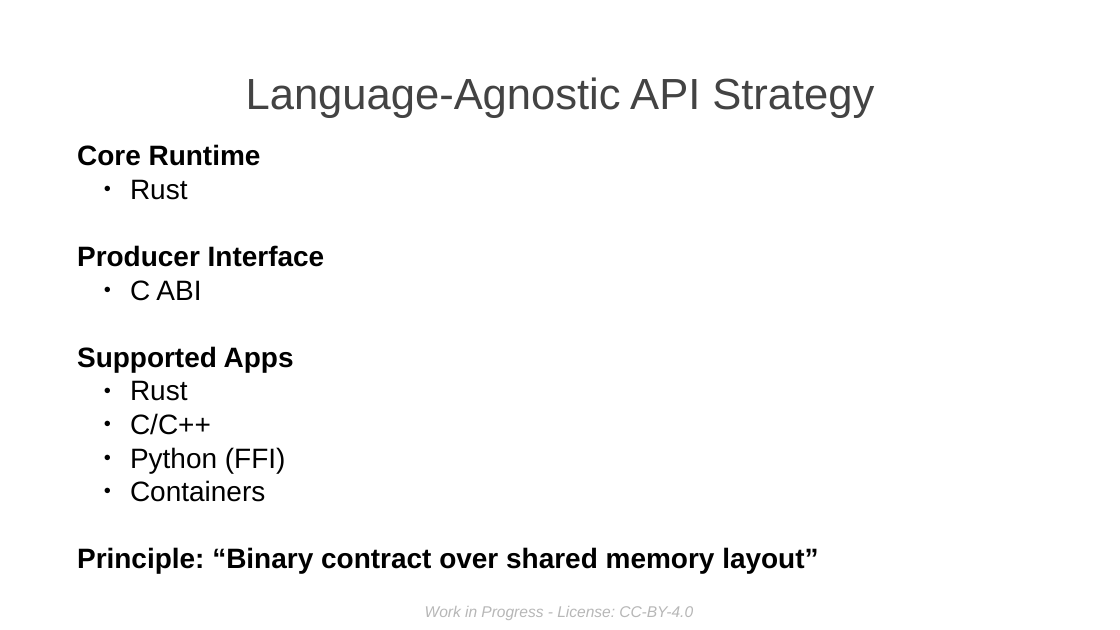
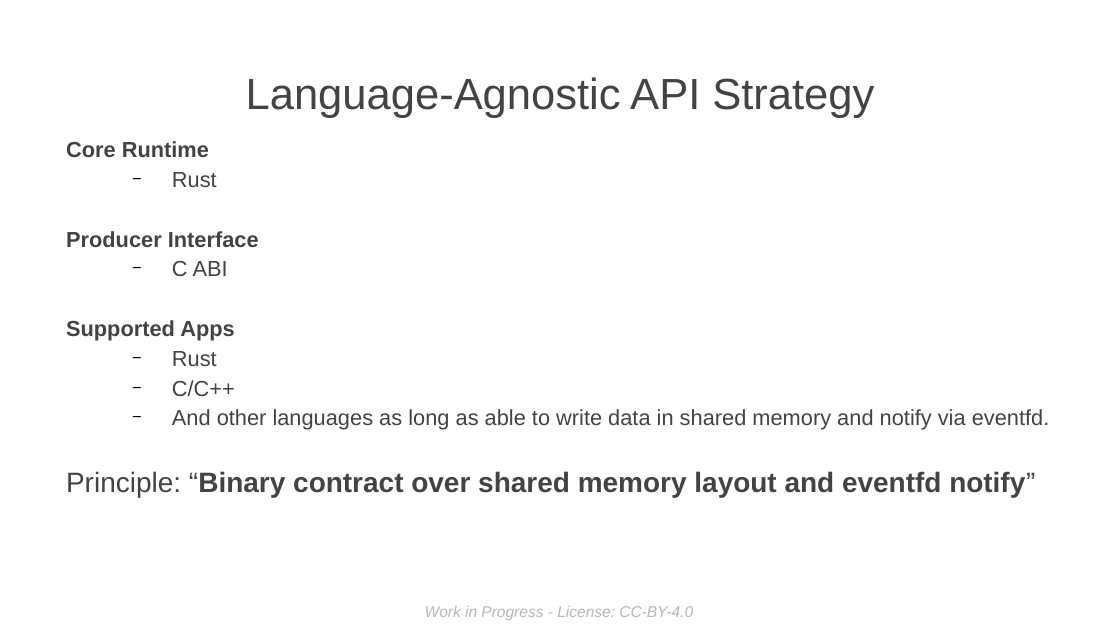
Before and after one commit to sduraiengineer/safetyguard, a slide deck: slide 20 of doc/ELISA Presentation MASTER for Workshop - London 2026.odp (slide 17 before the commit). Drawn at 1120x630 pixels with LibreOffice and Linux fonts; fonts in the diff are those of the drawing; background and template pictures are left out. Boxes give left, top, right and bottom in pixels: in the first picture for what was removed or moved away, otherwise in the second. Text is boxed around its words. In the diff, an @@ line names an element or a change of style, - is before the commit and + after.

```diff
--- a/doc/ELISA Presentation MASTER for Workshop - London 2026.odp
+++ b/doc/ELISA Presentation MASTER for Workshop - London 2026.odp
@@ text at (66, 141, 259, 397): size 18 to 14 pt, text colour #000000 to #434343 in "Core Runtime", "Rust", "Producer Interface", "C ABI" and 3 more places; line spacing 1 to 1.14; bullet ● to − @@
@@ text at (66, 409, 1050, 497): text changed; size 18 to 14 pt; text colour #000000 to #434343; bold off @@
-  ● Python (FFI)
-  ● Containers
-Principle: “Binary contract over shared memory layout”
+  − And other languages as long as able to write data in shared memory and notify via eventfd.
+Principle: “Binary contract over shared memory layout and eventfd notify”
```
Also in this commit, not shown: 16 other slides changed, 1 slide added, 1 slide removed, 2 other files.
